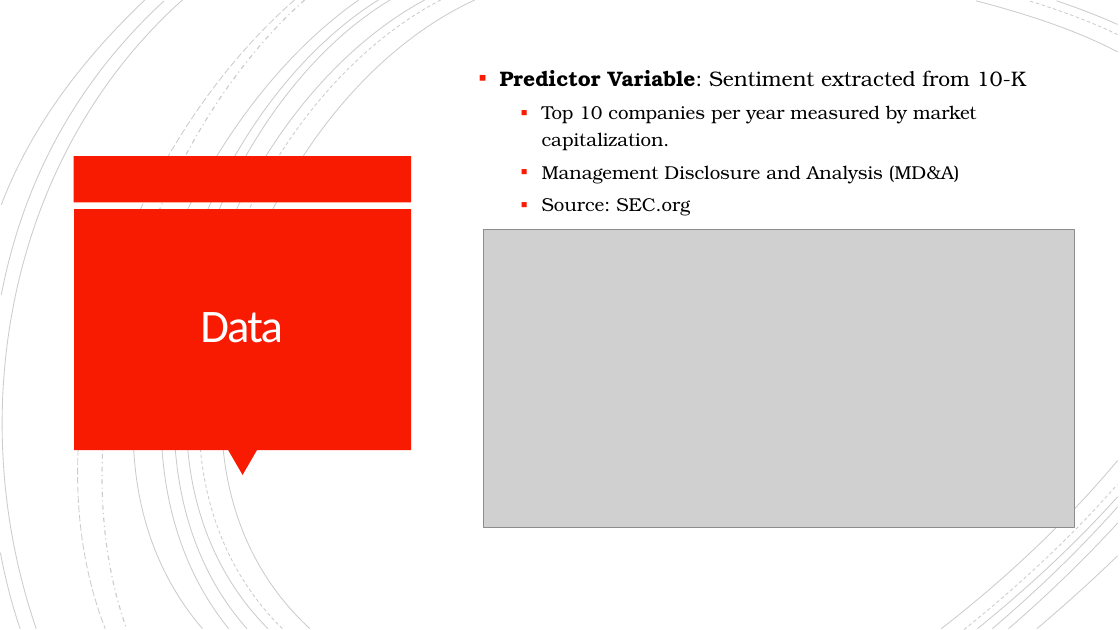
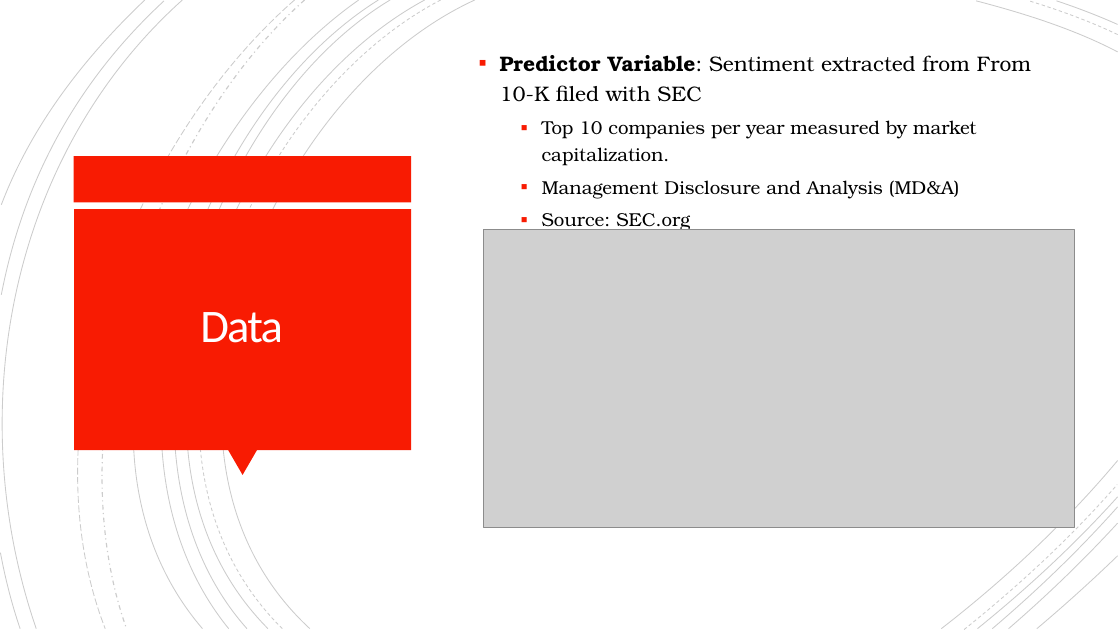
Before and after one commit to davepalazzo/Sentiment_Analysis_S-P_500, a slide deck: slide 2 of Economic_Forecasting.pptx. Drawn at 1120x630 pixels with LibreOffice and Linux fonts; fonts in the diff are those of the drawing; grey boxes stand for pictures. Boxes give left, top, right and bottom in pixels: in the first picture for what was removed or moved away, otherwise in the second. Text is boxed around its words. In the diff, an @@ line names an element or a change of style, - is before the commit and + after.

```diff
--- a/Economic_Forecasting.pptx
+++ b/Economic_Forecasting.pptx
@@ text at (500, 55, 1031, 102): text changed @@
-▪ Predictor Variable: Sentiment extracted from 10-K
+▪ Predictor Variable: Sentiment extracted from From 10-K filed with SEC
```
